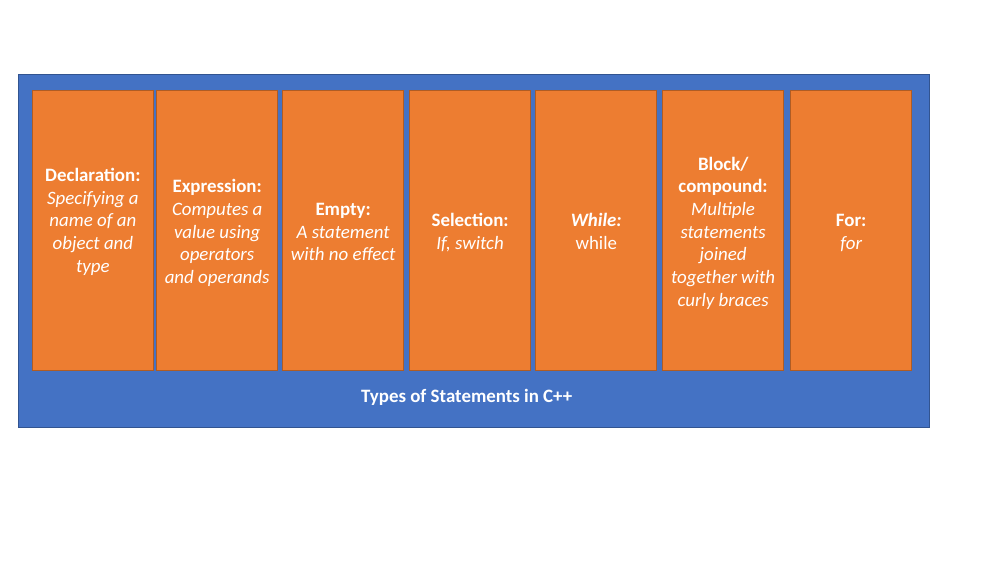
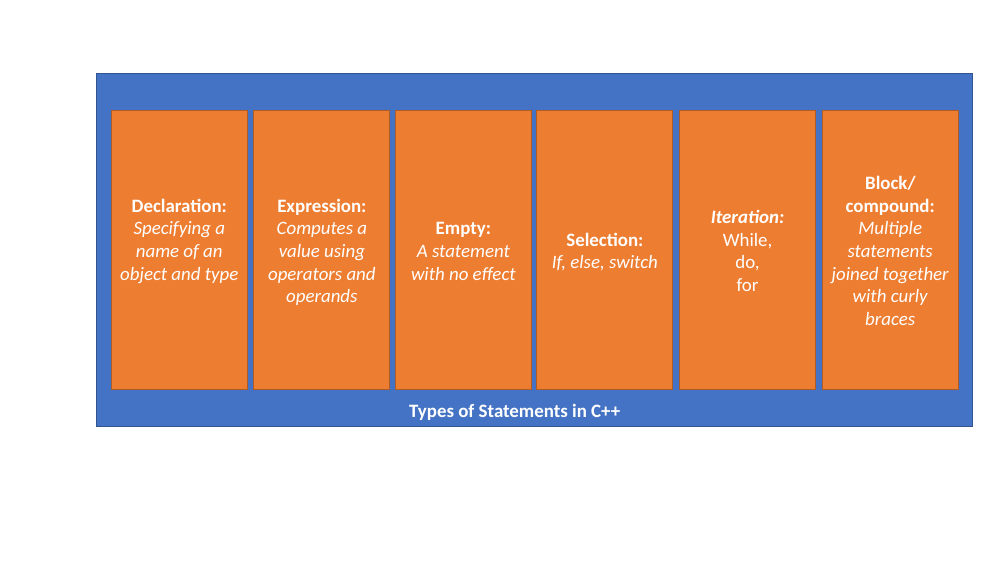
Before and after one commit to benbdon/CPP_Practice, a slide deck: slide 1 of Types of Statements.pptx. Drawn at 1008x567 pixels with LibreOffice and Linux fonts; fonts in the diff are those of the drawing. Boxes give left, top, right and bottom in pixels: in the first picture for what was removed or moved away, otherwise in the second. Text is boxed around its words. In the diff, an @@ line names an element or a change of style, - is before the commit and + after.

Commit message:
imrpoved the statement venn diagram

```diff
--- a/Types of Statements.pptx
+++ b/Types of Statements.pptx
@@ rectangle: place and size @@
-rectangle at (18, 74, 930, 427)
+rectangle at (97, 73, 973, 426)
@@ rectangle "Declaration:": place and size @@
-rectangle "Declaration:" at (33, 91, 154, 371)
+rectangle "Declaration:" at (111, 110, 247, 390)
@@ rectangle "Expression:": place and size @@
-rectangle "Expression:" at (157, 91, 278, 371)
+rectangle "Expression:" at (254, 110, 390, 390)
@@ rectangle "Empty:": place and size @@
-rectangle "Empty:" at (283, 91, 404, 371)
+rectangle "Empty:" at (395, 110, 532, 390)
@@ rectangle "Selection:": place and size @@
-rectangle "Selection:" at (410, 91, 531, 371)
+rectangle "Selection:" at (537, 110, 673, 390)
@@ rectangle "Iteration:": place and size @@
-rectangle "Iteration:" at (536, 91, 657, 371)
+rectangle "Iteration:" at (680, 110, 816, 390)
@@ rectangle removed at (791, 91, 912, 371) @@
-For:
-for
@@ rectangle "Block/compound:": place and size @@
-rectangle "Block/compound:" at (663, 91, 784, 371)
+rectangle "Block/compound:" at (823, 110, 959, 390)
@@ text in rectangle at (711, 210, 784, 291): text changed; bold off; italic off @@
-While:
-while
+Iteration:
+While,
+do,
+for
@@ text in rectangle at (552, 255, 658, 270): text changed @@
-If, switch
+If, else, switch
@@ text "Types of Statements in C++": place and size @@
-text "Types of Statements in C++" at (361, 389, 572, 405)
+text "Types of Statements in C++" at (409, 404, 620, 420)
```
